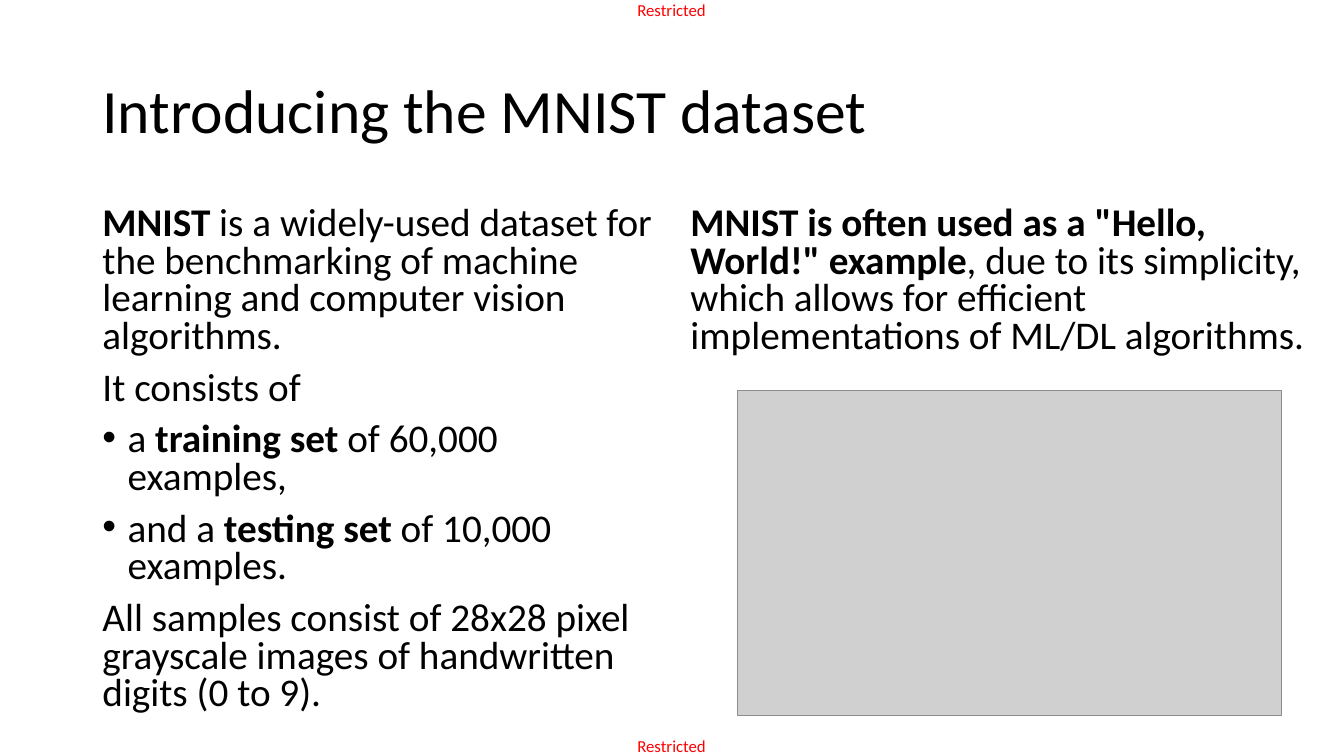
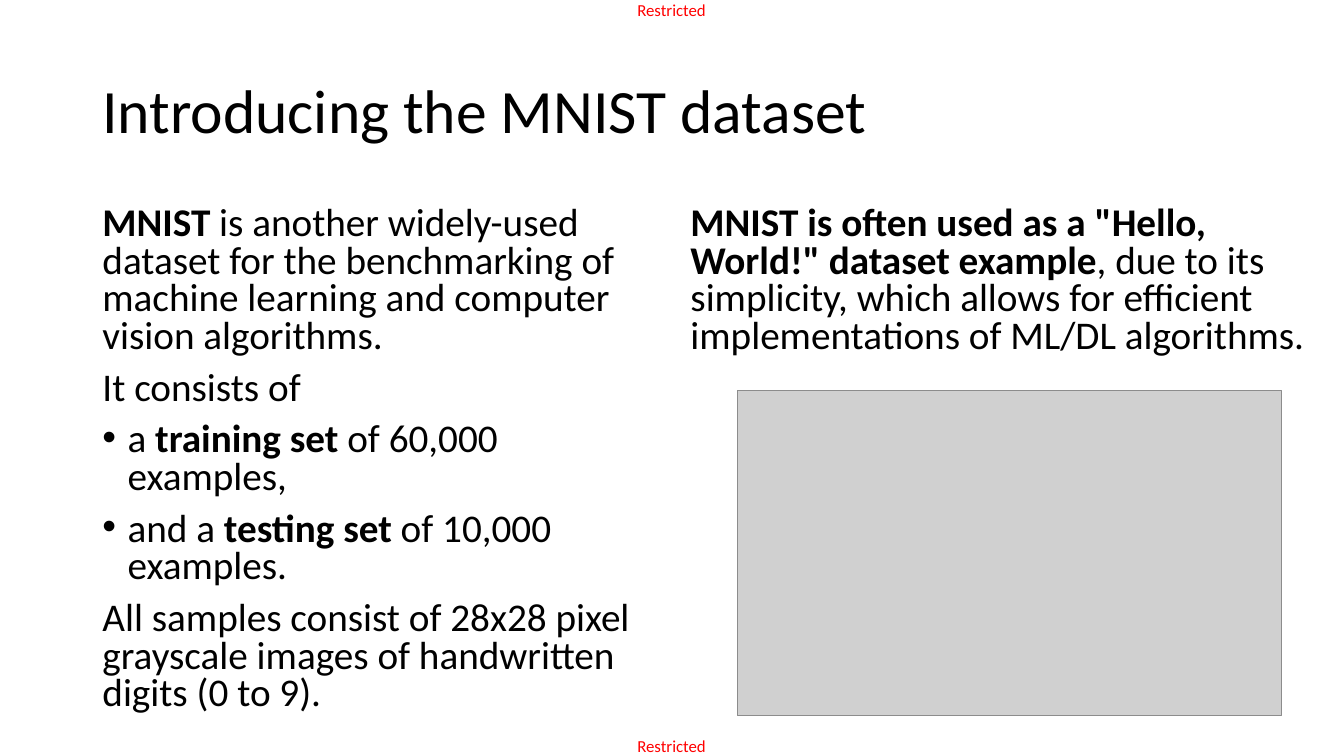
Before and after one commit to matthieudemari/SUTD_DL_50_039, a slide deck: slide 21 of W3/3. W3S3 final/W3S3.pptx (slide 20 before the commit). Drawn at 1344x756 pixels with LibreOffice and Linux fonts; fonts in the diff are those of the drawing; grey boxes stand for pictures. Boxes give left, top, right and bottom in pixels: in the first picture for what was removed or moved away, otherwise in the second. Text is boxed around its words. In the diff, an @@ line names an element or a change of style, - is before the commit and + after.

```diff
--- a/W3/3. W3S3 final/W3S3.pptx
+++ b/W3/3. W3S3 final/W3S3.pptx
@@ text at <box>102,208,615,356</box>: text changed @@
-MNIST is a widely-used dataset for the benchmarking of machine learning and computer vision algorithms.
+MNIST is another widely-used dataset for the benchmarking of machine learning and computer vision algorithms.
@@ text at <box>690,208,1304,356</box>: text changed @@
-MNIST is often used as a "Hello, World!" example, due to its simplicity, which allows for efficient implementations of ML/DL algorithms.
+MNIST is often used as a "Hello, World!" dataset example, due to its simplicity, which allows for efficient implementations of ML/DL algorithms.
```
Also in this commit, not shown: 16 other slides changed, 2 slides added, 6 slides removed, 3 other files.
